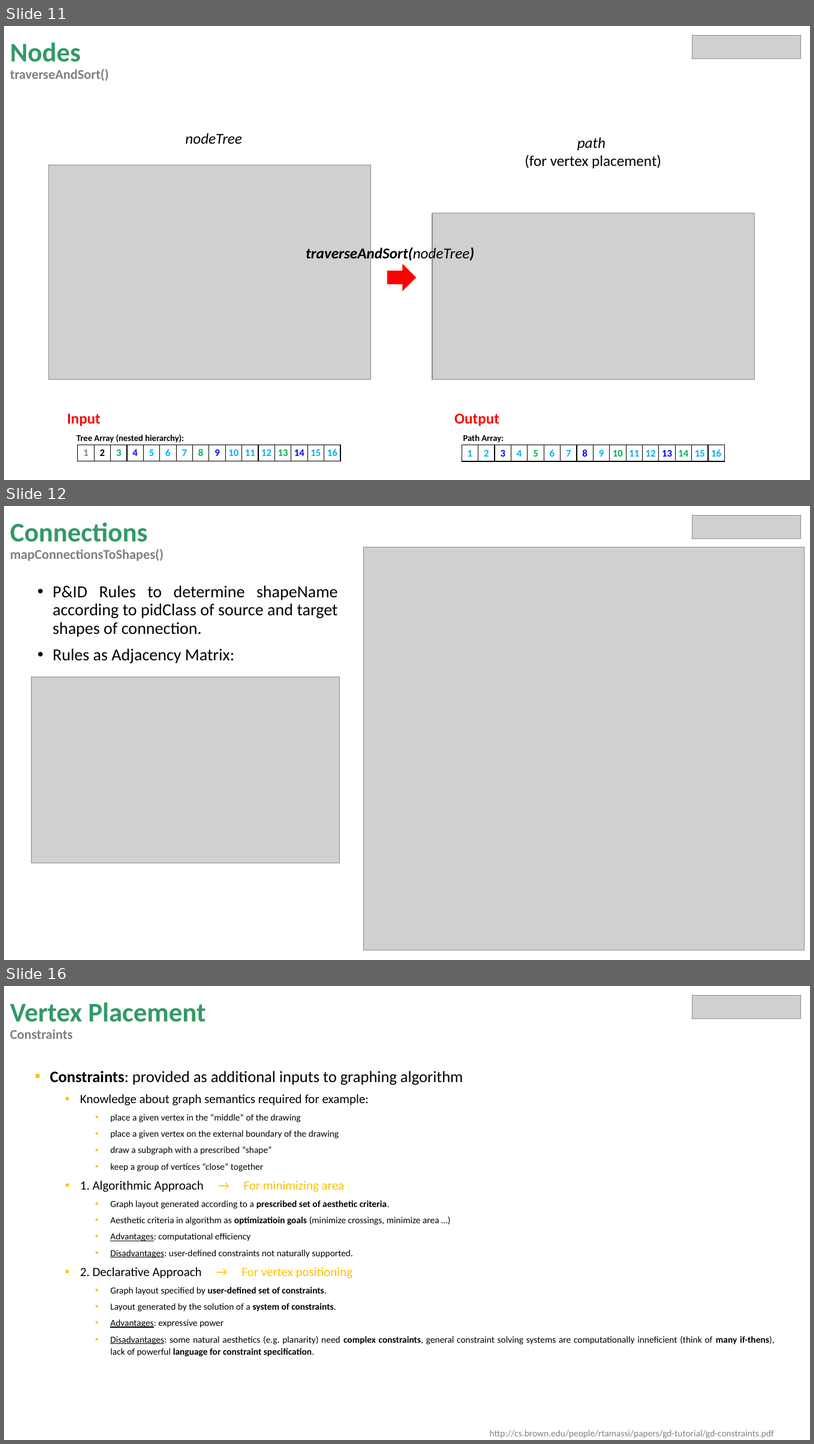
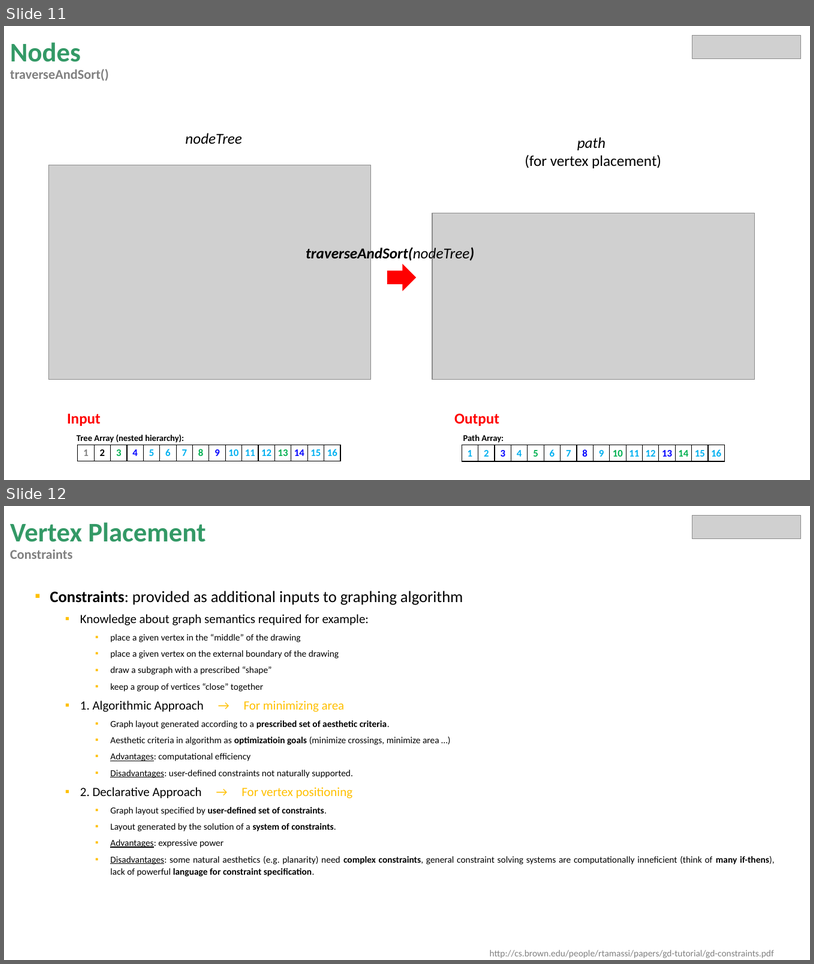
Before and after one commit to miguelrk/tum-mw-bachelorarbeit, a slide deck: 3 Entwicklungsphase/weekly_meeting_13.pptx. Shown one above the other, each under a label of ours: slides 11, 12 and 16 before the commit, slides 11 and 12 after it; the slides between them are not shown. The pictures are 814x1444 and 814x964 pixels, drawn with LibreOffice and Linux fonts; fonts in the diff are those of the drawing; grey boxes stand for pictures. Boxes give left, top, right and bottom in pixels: in the first picture for what was removed or moved away, otherwise in the second. Text is boxed around its words. In the diff, an @@ line names an element or a change of style, - is before the commit and + after.

```diff
--- a/3 Entwicklungsphase/weekly_meeting_13.pptx
+++ b/3 Entwicklungsphase/weekly_meeting_13.pptx
@@ slide 12 removed at (x1=4, y1=506, x2=810, y2=960), background #FFFFFF @@
@@ title removed at (x1=10, y1=522, x2=164, y2=561) @@
-Connections
-mapConnectionsToShapes()
@@ picture removed at (x1=693, y1=515, x2=802, y2=538) @@
@@ picture removed at (x1=364, y1=547, x2=805, y2=950) @@
@@ text removed at (x1=53, y1=585, x2=338, y2=663) @@
-• P&ID Rules to determine shapeName according to pidClass of source and target shapes of connection.
-• Rules as Adjacency Matrix:
@@ picture removed at (x1=32, y1=676, x2=340, y2=863) @@
@@ what was slide 16 is now slide 12 @@
```
Also in this commit, not shown: 7 slides changed, 1 slide added, 3 other slides removed, 3 other files.
